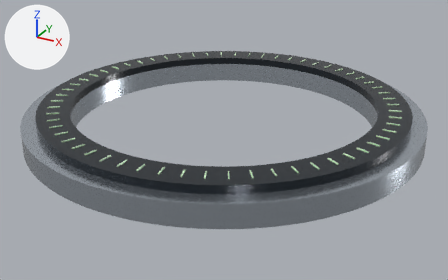
The glTF model public/assets/3d/reference-42/bezel.glb: old version first, new version second.
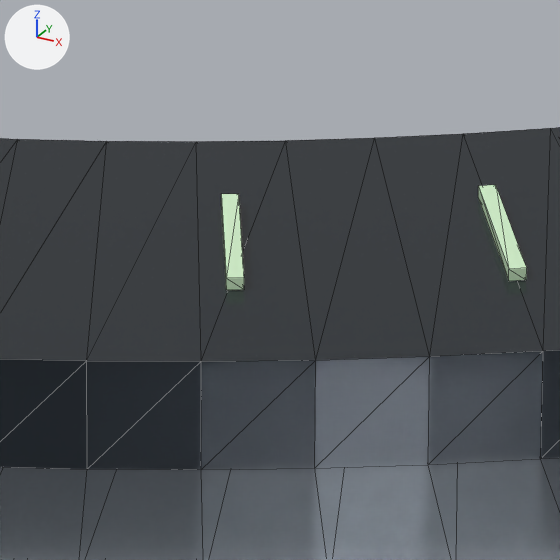
The first picture shows the older version from a 50 mm lens placed at (29.5, -53.7, 24.2), pointed at (0.5, -1.0, -2.1). The close-ups show the older and then the newer version on the part from 47% to 57% of the width and 55% to 72% of the height of that picture. Only the edits that show in the close-ups are written down. Arrows for +X, +Y and +Z are at upper left; the lights stay in place. The close-ups show mesh edges as thin lines. Where no turn or scale is listed for an object, it has been applied to the vertices. Vertices at exactly the same position are counted once.

In view in the first close-up: 'DD_REF42_BEZEL_CARRIER', 'DD_REF42_BEZEL_INSERT', 'DD_REF42_BEZEL_MARKER_24', 'DD_REF42_BEZEL_MARKER_25'.
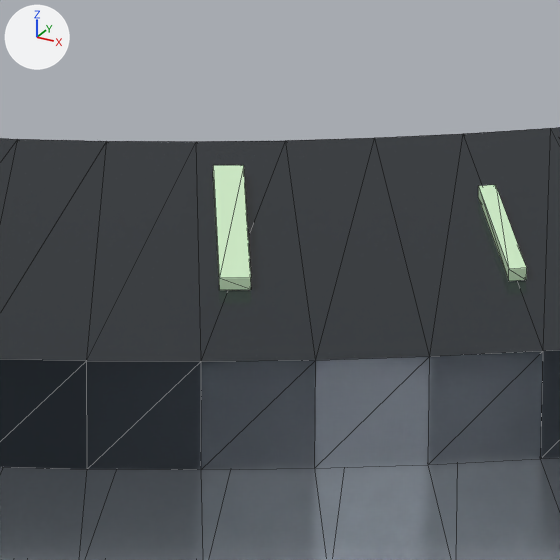
Diff of the bpy script that builds the scene:
```diff
--- a/public/assets/3d/reference-42/bezel.glb.py
+++ b/public/assets/3d/reference-42/bezel.glb.py
@@ me_cube_025 @@
 # used by ob_dd_ref42_bezel_marker_25; location = (8.688, -15.047, 1.95)
-me_cube_025.from_pydata(...)  # 8 vertices, 12 faces; spans x -0.364..0.364, y -0.571..0.571, z -0.045..0.045
-me_cube_025.vertices[0].co = (-0.261, 0.571, -0.045)
-me_cube_025.vertices[1].co = (-0.261, 0.571, 0.045)  # pixel (238, 193)
-me_cube_025.vertices[2].co = (0.364, -0.511, -0.045)  # pixel (244, 289)
-me_cube_025.vertices[3].co = (0.364, -0.511, 0.045)  # pixel (244, 277)
-me_cube_025.vertices[4].co = (-0.364, 0.511, -0.045)  # pixel (221, 205)
-me_cube_025.vertices[5].co = (-0.364, 0.511, 0.045)  # pixel (221, 193)
-me_cube_025.vertices[6].co = (0.261, -0.571, -0.045)  # pixel (226, 290)
-me_cube_025.vertices[7].co = (0.261, -0.571, 0.045)  # pixel (226, 278)
+me_cube_025.from_pydata(...)  # 8 vertices, 12 faces; spans x -0.513..0.513, y -0.783..0.783, z -0.045..0.045
+# me_cube_025 part 1
+me_cube_025.vertices[0].co = (-0.331, 0.783, -0.045)  # pixel (243, 176)
+me_cube_025.vertices[1].co = (-0.331, 0.783, 0.045)  # pixel (243, 165)
+me_cube_025.vertices[2].co = (0.513, -0.678, -0.045)  # pixel (251, 289)
+me_cube_025.vertices[3].co = (0.513, -0.678, 0.045)  # pixel (251, 277)
+me_cube_025.vertices[4].co = (-0.513, 0.678, -0.045)  # pixel (212, 177)
+me_cube_025.vertices[5].co = (-0.513, 0.678, 0.045)  # pixel (213, 165)
+me_cube_025.vertices[6].co = (0.331, -0.783, -0.045)  # pixel (219, 290)
+me_cube_025.vertices[7].co = (0.331, -0.783, 0.045)  # pixel (219, 278)
 me_cube_025.materials.append(mat_reference_lume)
@@ ob_dd_ref42_bezel_marker_25 @@
 ob_dd_ref42_bezel_marker_25 = bpy.data.objects.new('DD_REF42_BEZEL_MARKER_25', me_cube_025)
-ob_dd_ref42_bezel_marker_25.location = (8.688, -15.047, 1.95)
+ob_dd_ref42_bezel_marker_25.location = (8.578, -14.858, 1.95)
```

Location of each change, [x1, y1, x2, y2] in pixels of the close-ups (560 x 560 px):
'DD_REF42_BEZEL_MARKER_25', reshaped, moved (62% wider, 30% taller)
    before: [221, 194, 244, 290]
    after: [213, 165, 251, 290]
